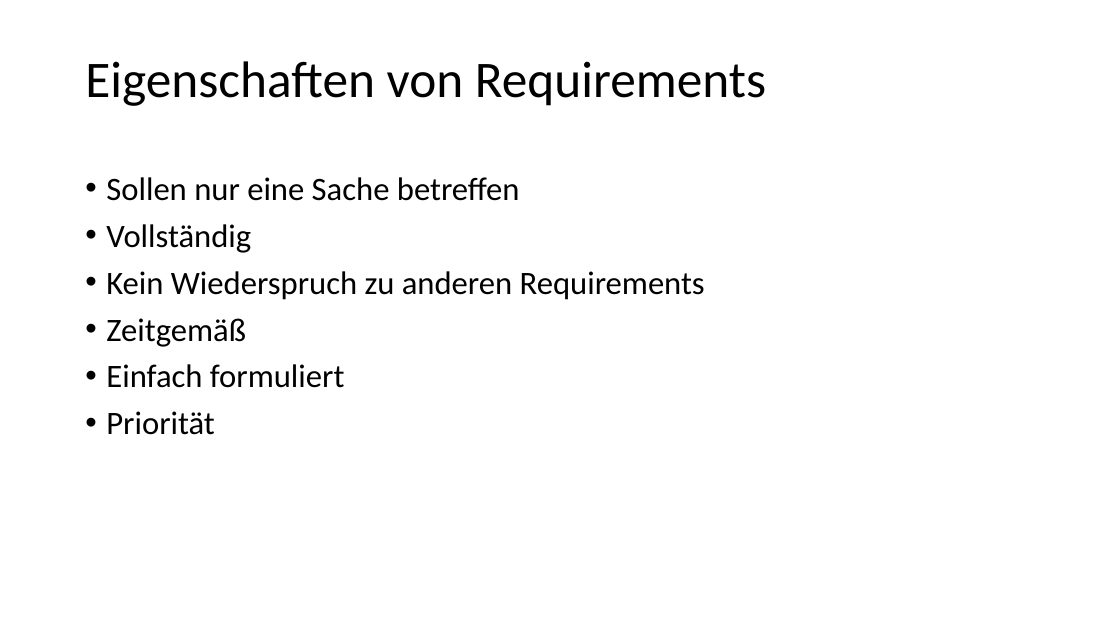
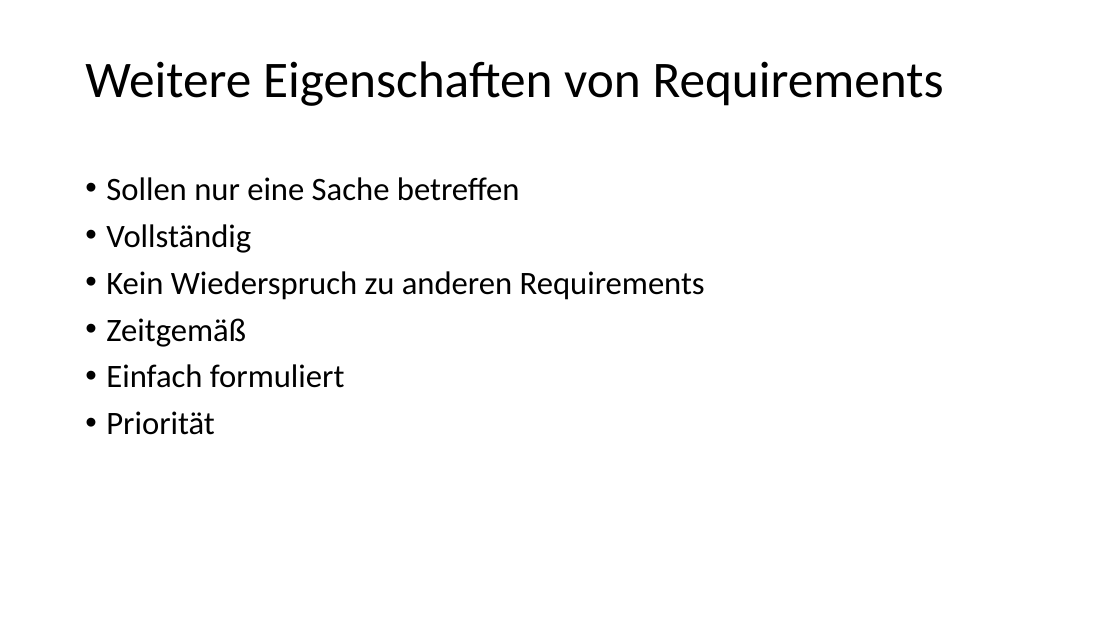
Before and after one commit to rkleee/seGruppeH, a slide deck: slide 8 of Präsi_Requirements.pptx. Drawn at 1120x630 pixels with LibreOffice and Linux fonts; fonts in the diff are those of the drawing. Boxes give left, top, right and bottom in pixels: in the first picture for what was removed or moved away, otherwise in the second. Text is boxed around its words. In the diff, an @@ line names an element or a change of style, - is before the commit and + after.

```diff
--- a/Präsi_Requirements.pptx
+++ b/Präsi_Requirements.pptx
@@ title at (x1=85, y1=61, x2=944, y2=106): text changed @@
-Eigenschaften von Requirements
+Weitere Eigenschaften von Requirements
```
Also in this commit, not shown: 2 other slides changed, 1 other file.
